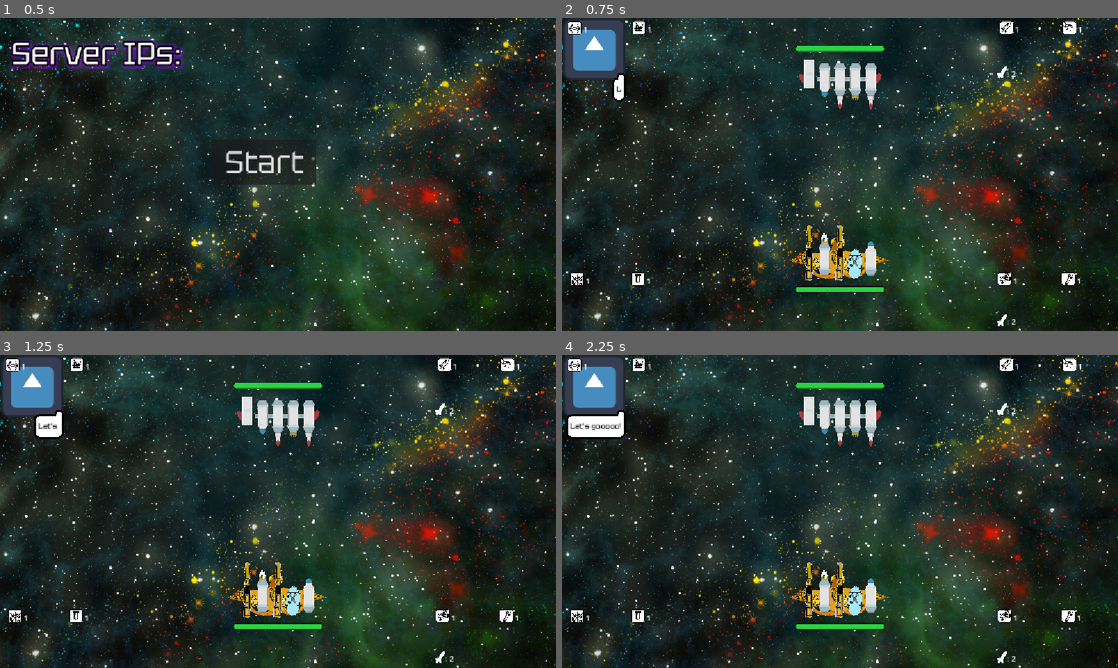
Above: before the commit, frames 1-4 (two rows, left to right).
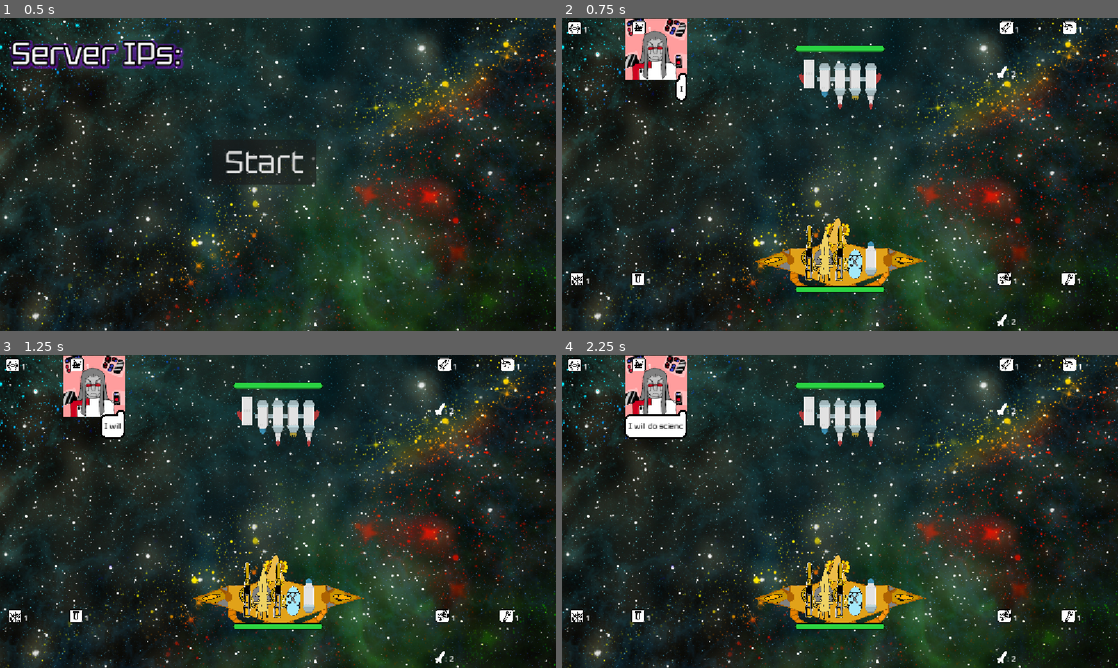
Above: after the commit, the same moments.

Repository: paralinguist/2025-space-pvp
Game: Godot game, scene res://Scenes/test_scene.tscn
The game is run twice, just before and just after one commit, with the same random seed, the same clock (stepped at 60 frames per second) and the same inputs. The engine's default icon, where the game draws it, is replaced by a stand-in: a white triangle on a blue panel in a dark square.
Inputs:
- Up to frame 1 (0.5 s): no input
- Up to frame 2 (0.75 s): click "Start" at 0.5 s
- Up to frame 3 (1.25 s): no input
- Up to frame 4 (2.25 s): no input

Frame 1 is identical in both runs. In frame 2, 6.2% of the frame differs, in the area x 0-66%, y 0-86%; in frame 3, 6.5%; in frame 4, 7.3%.

Commit message:
Some speech tweaks

Diff:
--- a/2025spacegame/Scenes/Modules/missile.tscn
+++ b/2025spacegame/Scenes/Modules/missile.tscn
@@ -1,13 +1,14 @@
-[gd_scene load_steps=14 format=3 uid="uid://cv1qvu1uscksb"]
+[gd_scene load_steps=15 format=3 uid="uid://cv1qvu1uscksb"]
 
 [ext_resource type="Script" uid="uid://5d1sjbqxux7e" path="res://Scripts/shooter.gd" id="1_qhn7b"]
 [ext_resource type="Texture2D" uid="uid://dqxq6koyxcc68" path="res://Assets/PNG/Sprites X2/Rocket parts/spaceRocketParts_016.png" id="2_ore0m"]
 [ext_resource type="Texture2D" uid="uid://cpxbudx4vymlk" path="res://Assets/PNG/Sprites X2/Rocket parts/spaceRocketParts_020.png" id="3_4jknp"]
-[ext_resource type="Shader" uid="uid://dx2xsjxwts86j" path="res://Scenes/Modules/missile.gdshader" id="4_ore0m"]
+[ext_resource type="Shader" path="res://Scenes/Modules/missile.gdshader" id="4_ore0m"]
 [ext_resource type="Texture2D" uid="uid://nox7pu4eon6k" path="res://Assets/PNG/Sprites X2/Rocket parts/spaceRocketParts_018.png" id="4_qhn7b"]
 [ext_resource type="Texture2D" uid="uid://bpigsecdx1o2t" path="res://Assets/PNG/Sprites X2/Station/spaceStation_005.png" id="5_gty6x"]
 [ext_resource type="Texture2D" uid="uid://d2wnivcsihaxs" path="res://Assets/PNG/Sprites X2/Effects/spaceEffects_009.png" id="7_4jknp"]
-[ext_resource type="AudioStream" uid="uid://bdsadxqcwjgvh" path="res://Assets/SFX/missile.mp3" id="8_qglw2"]
+[ext_resource type="AudioStream" uid="uid://2n0kui8w5ft3" path="res://Assets/SFX/missile.mp3" id="8_qglw2"]
+[ext_resource type="Texture2D" uid="uid://c866w07ithgrs" path="res://Assets/PNG/thomas/missiles_retro.png" id="9_gty6x"]
 
 [sub_resource type="ShaderMaterial" id="ShaderMaterial_4jknp"]
 shader = ExtResource("4_ore0m")
@@ -99,4 +100,10 @@
 [node name="FiringSound" type="AudioStreamPlayer2D" parent="."]
 stream = ExtResource("8_qglw2")
 
+[node name="Retro" type="Sprite2D" parent="."]
+visible = false
+position = Vector2(19, -1.999999)
+scale = Vector2(0.13614339, 0.1361434)
+texture = ExtResource("9_gty6x")
+
 [connection signal="timeout" from="ShotTimer" to="." method="_on_shot_timeout"]
--- a/2025spacegame/Scenes/portrait.tscn
+++ b/2025spacegame/Scenes/portrait.tscn
@@ -1,8 +1,9 @@
-[gd_scene load_steps=4 format=3 uid="uid://ds0evjgacxbtd"]
+[gd_scene load_steps=5 format=3 uid="uid://ds0evjgacxbtd"]
 
 [ext_resource type="Texture2D" uid="uid://c1tkxda1fgtwt" path="res://icon.svg" id="1_i3nxn"]
 [ext_resource type="Script" uid="uid://dxf8mwhg7ggpw" path="res://Scripts/portrait.gd" id="2_cuyhk"]
 [ext_resource type="PackedScene" uid="uid://drf32r033w3c0" path="res://Scenes/speech_bubble.tscn" id="2_e0mi8"]
+[ext_resource type="AudioStream" uid="uid://byv6uibj1s0nf" path="res://Assets/SFX/talking.mp3" id="4_kbur4"]
 
 [node name="Portrait" type="Sprite2D"]
 position = Vector2(442, 294)
@@ -27,5 +28,8 @@
 wait_time = 2.0
 one_shot = true
 
+[node name="TalkingSound" type="AudioStreamPlayer2D" parent="."]
+stream = ExtResource("4_kbur4")
+
 [connection signal="timeout" from="SpeechTimer" to="." method="_on_timer_timeout"]
 [connection signal="timeout" from="FadeTimer" to="." method="_on_fade_timer_timeout"]
--- a/2025spacegame/Scenes/test_scene.tscn
+++ b/2025spacegame/Scenes/test_scene.tscn
@@ -132,28 +132,24 @@
 [node name="RetroPilot" parent="RetroPortraits" instance=ExtResource("6_x033f")]
 visible = false
 position = Vector2(67, 582)
-scale = Vector2(0.16, 0.16)
 texture = ExtResource("7_733rx")
 speech_position = 2
 
 [node name="RetroScience" parent="RetroPortraits" instance=ExtResource("6_x033f")]
 visible = false
 position = Vector2(195, 582)
-scale = Vector2(0.16, 0.16)
 texture = ExtResource("8_kmsc6")
 speech_position = 2
 
 [node name="RetroWeapons" parent="RetroPortraits" instance=ExtResource("6_x033f")]
 visible = false
 position = Vector2(958, 582)
-scale = Vector2(0.16, 0.16)
 texture = ExtResource("9_ajhoy")
 speech_position = 0
 
 [node name="RetroEngineer" parent="RetroPortraits" instance=ExtResource("6_x033f")]
 visible = false
 position = Vector2(1086, 582)
-scale = Vector2(0.16, 0.16)
 texture = ExtResource("10_68bto")
 speech_position = 0
 
@@ -166,13 +162,11 @@
 [node name="TechScience" parent="TechPortraits" instance=ExtResource("6_x033f")]
 visible = false
 position = Vector2(195, 65)
-scale = Vector2(0.16, 0.16)
 texture = ExtResource("11_bbo1y")
 
 [node name="TechWeapons" parent="TechPortraits" instance=ExtResource("6_x033f")]
 visible = false
 position = Vector2(958, 65)
-scale = Vector2(0.16, 0.16)
 texture = ExtResource("12_t5jks")
 speech_position = 1
 
--- a/2025spacegame/Scripts/main.gd
+++ b/2025spacegame/Scripts/main.gd
@@ -3,6 +3,8 @@
 var game_started = false
 
 var ip_ban_list = ["127", "169", "192"]
+
+var chat_rate = 10
 
 func _ready() -> void:
 		for address in IP.get_local_addresses():
@@ -13,14 +15,21 @@
 	get_tree().reload_current_scene()
 	game_started = true
 
+func chat(team, role, demeanour, text):
+	var portrait = $TechPortraits/TechPilot
+	if team == "tech":
+		if role == "science":
+			portrait = $TechPortraits/TechScience
+
+	portrait.speak(text)
+
 func _on_start_pressed() -> void:
 	$UI/Control/Start.visible = false
 	$UI.visible = false
 	game_started = true
 	$RetroShip.start()
 	$TechShip.start()
-	$TechPortraits/TechPilot.visible = true
-	$TechPortraits/TechPilot.speak("Let's gooooo!")
+	chat("tech", "science", "normal", "I will do science to them!")
 	for c in $Icons.get_children():
 		c.visible = true
 
--- a/2025spacegame/Scripts/portrait.gd
+++ b/2025spacegame/Scripts/portrait.gd
@@ -12,13 +12,13 @@
 	$SpeechBubble.set_type(horiz_look_up[speech_position], vert_look_up[speech_position])
 	var siz = texture.get_size()*scale
 	$SpeechBubble.position = siz * pos_look_up[speech_position] + pos_look_up_offset[speech_position]
-	print($SpeechBubble.position)
-	speak("""HELLO THERE
-	HOW ARE YOU""")
+
 
 func speak(words):
+	self.visible = true
 	$SpeechTimer.start()
 	$SpeechBubble.show_text(words)
+	$TalkingSound.play()
 	$SpeechBubble.visible = true
 
 
--- a/2025spacegame/Scripts/ship.gd
+++ b/2025spacegame/Scripts/ship.gd
@@ -55,7 +55,7 @@
 		if new_components[i] is Engineer:
 			if team == "retro":
 				new_components[i].set_retro()
-		elif new_components[i] is Shooter and new_components[i].weapon_type == "laser":
+		elif new_components[i] is Shooter:
 			if team == "retro":
 				new_components[i].set_retro()
 
Binary file changed: 2025spacegame/Assets/PNG/Portraits/engineer_diesel.png
Binary file changed: 2025spacegame/Assets/PNG/Portraits/engineer_diesel_happy.png
Binary file changed: 2025spacegame/Assets/PNG/Portraits/engineer_diesel_sad.png
Binary file changed: 2025spacegame/Assets/PNG/Portraits/pilot_diesel.png
Binary file changed: 2025spacegame/Assets/PNG/Portraits/pilot_diesel_happy.png
Binary file changed: 2025spacegame/Assets/PNG/Portraits/pilot_diesel_sad.png
Binary file changed: 2025spacegame/Assets/PNG/Portraits/science_diesel.png
Binary file changed: 2025spacegame/Assets/PNG/Portraits/science_diesel_happy.png
Binary file changed: 2025spacegame/Assets/PNG/Portraits/science_diesel_sad.png
Binary file changed: 2025spacegame/Assets/PNG/Portraits/science_scifi.png
Binary file changed: 2025spacegame/Assets/PNG/Portraits/science_scifi_happy.png
Binary file changed: 2025spacegame/Assets/PNG/Portraits/science_scifi_sad.png
(and 13 more such lines)
